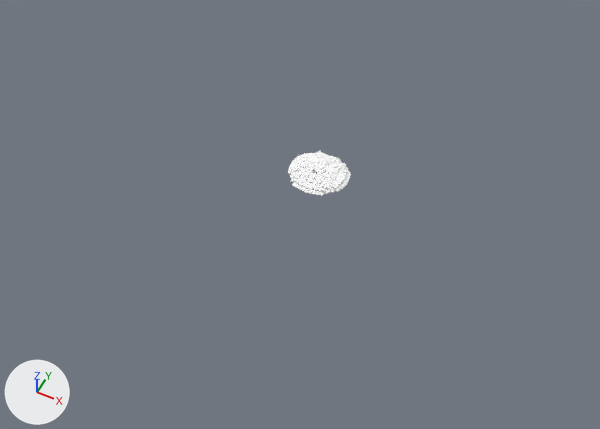
What one commit did to the Blender file app/models/world_v2.blend.
Both versions are drawn from a 50 mm camera at (73.0, -158.0, 174.9) aimed at (1.8, -15.6, -3.0). Arrows for +X, +Y and +Z are at lower left; the lights stay in place.

In view in the first picture: 'big'.
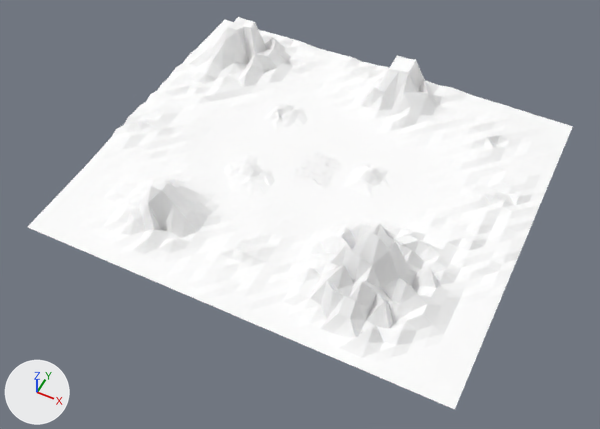
Where the change shows, as pixel boxes (x1, y1, x2, y2) in the pictures (600 x 429 px):
'WorldFar', shown
    after: (28, 17, 573, 409)

The change, as a list of edits to the scene's bpy script:
```text
Change ob_worldfar:
    remove ob_worldfar.hide_viewport = True
```
